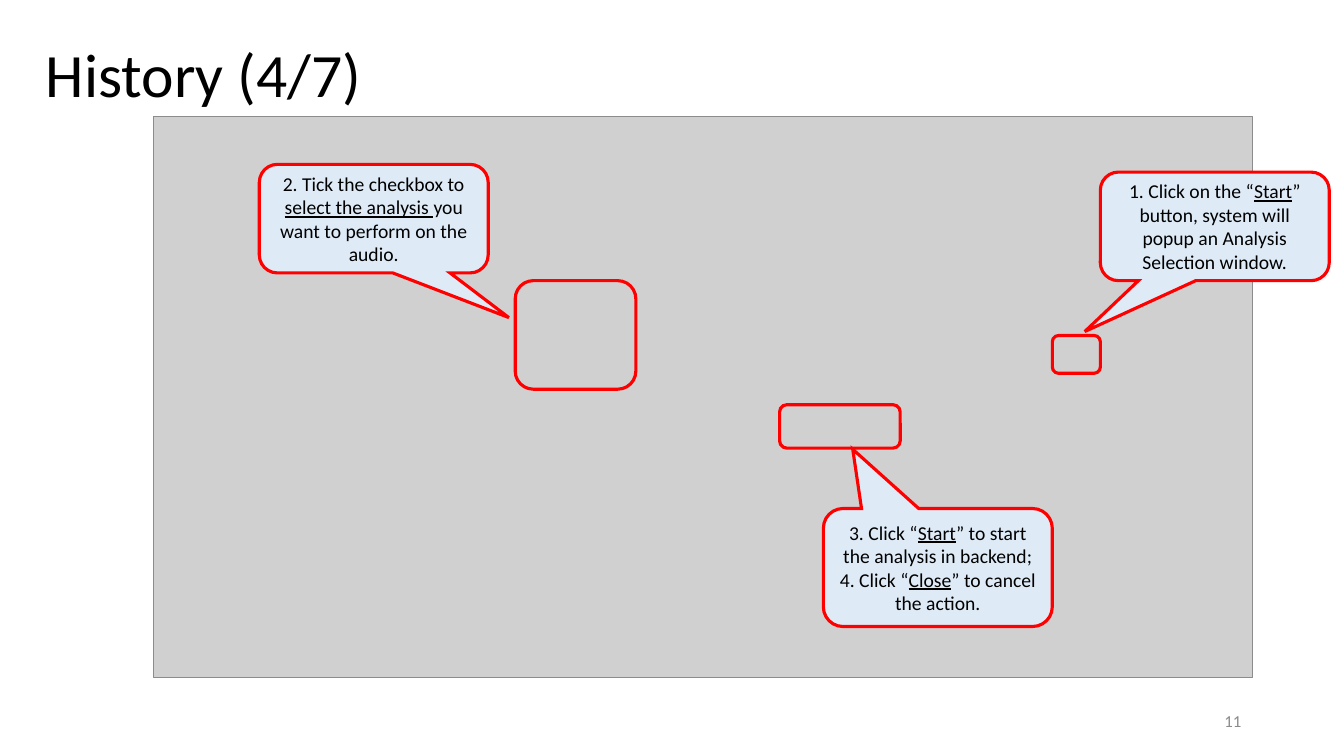
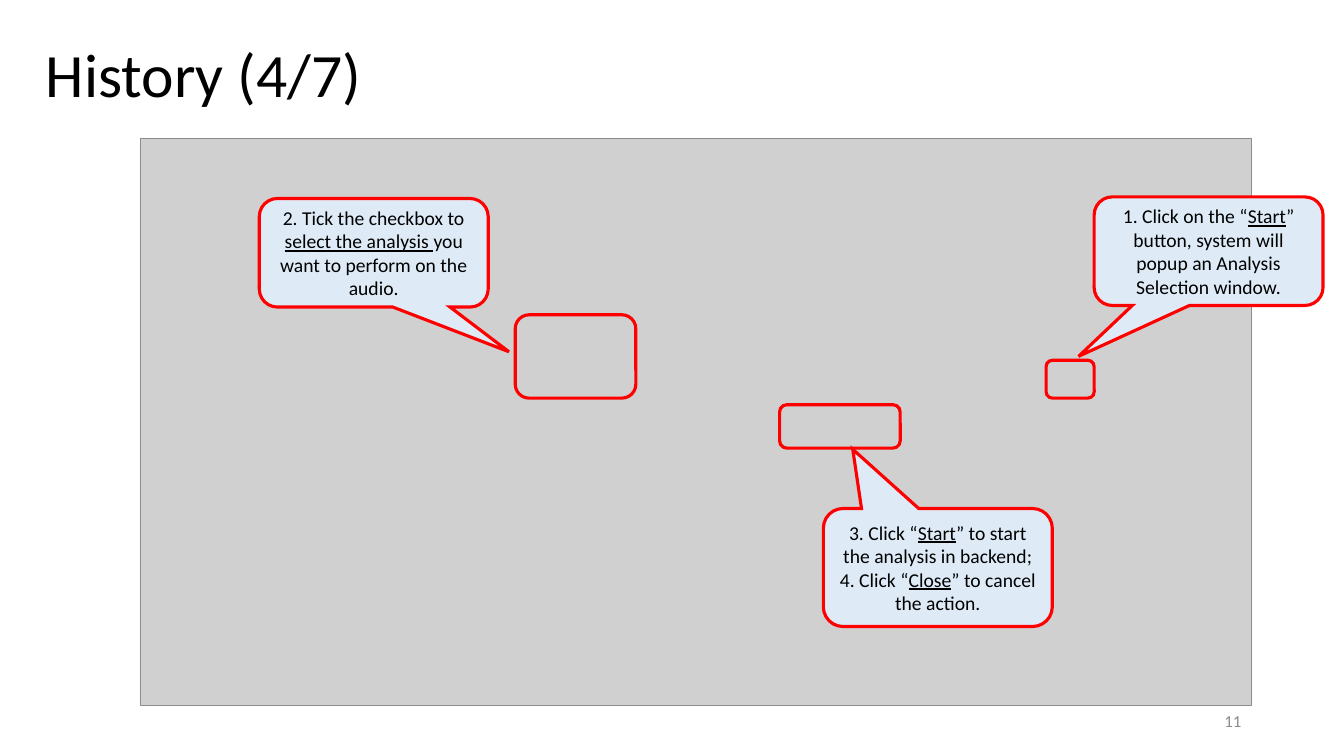
Before and after one commit to TeamworkNUS/uob_voice_to_text_proj, a slide deck: slide 11 of uob_website/analysis/utils/Voice_To_Text_Analysis_Web_UserGuide.pptx. Drawn at 1344x756 pixels with LibreOffice and Linux fonts; fonts in the diff are those of the drawing; grey boxes stand for pictures. Boxes give left, top, right and bottom in pixels: in the first picture for what was removed or moved away, otherwise in the second. Text is boxed around its words. In the diff, an @@ line names an element or a change of style, - is before the commit and + after.

```diff
--- a/uob_website/analysis/utils/Voice_To_Text_Analysis_Web_UserGuide.pptx
+++ b/uob_website/analysis/utils/Voice_To_Text_Analysis_Web_UserGuide.pptx
@@ picture: place and size @@
-picture at [153,117,1253,678]
+picture at [140,139,1251,706]
@@ rounded speech box "2. Tick the checkbox to ...": place and size @@
-rounded speech box "2. Tick the checkbox to ..." at [259,164,488,273]
+rounded speech box "2. Tick the checkbox to ..." at [259,199,488,308]
@@ rounded speech box "1. Click on the “Start” ...": place and size @@
-rounded speech box "1. Click on the “Start” ..." at [1101,172,1330,281]
+rounded speech box "1. Click on the “Start” ..." at [1095,197,1324,306]
@@ rounded rectangle: place and size @@
-rounded rectangle at [515,280,636,389]
+rounded rectangle at [515,315,636,398]
@@ rounded rectangle: place and size @@
-rounded rectangle at [1053,336,1101,374]
+rounded rectangle at [1047,360,1095,398]
```
Also in this commit, not shown: 3 other slides changed, 35 other files.
